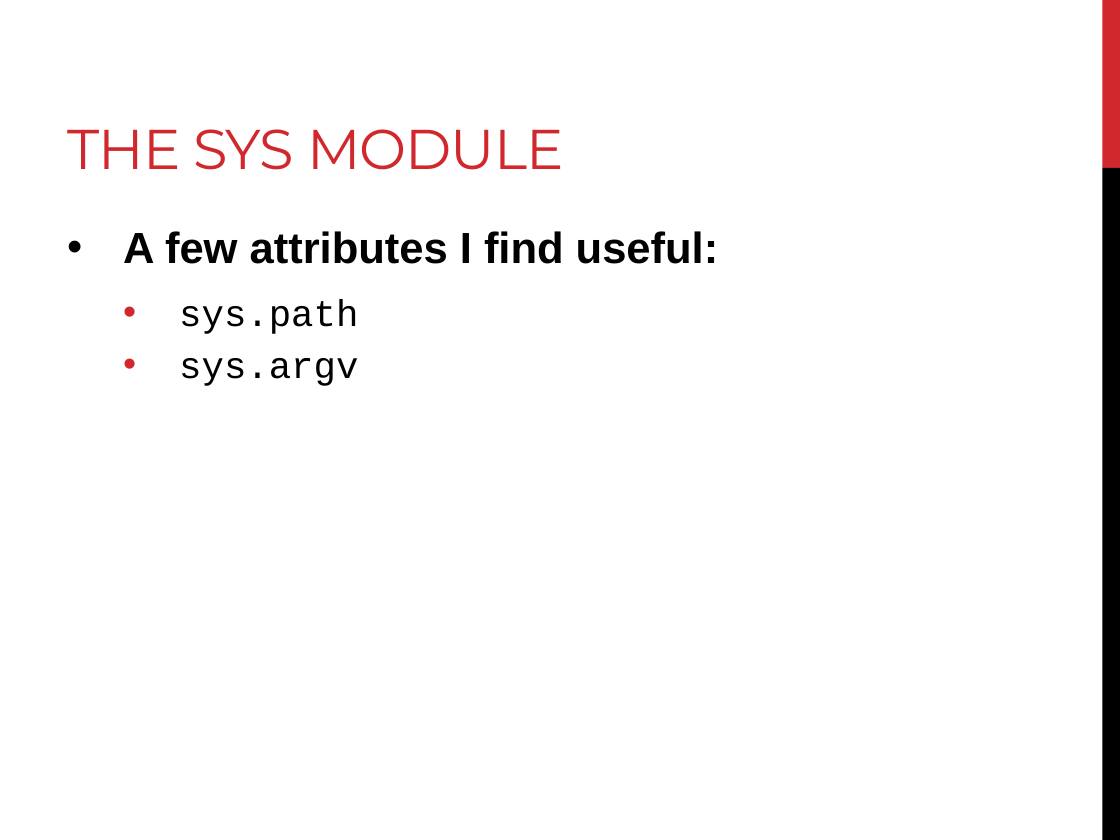
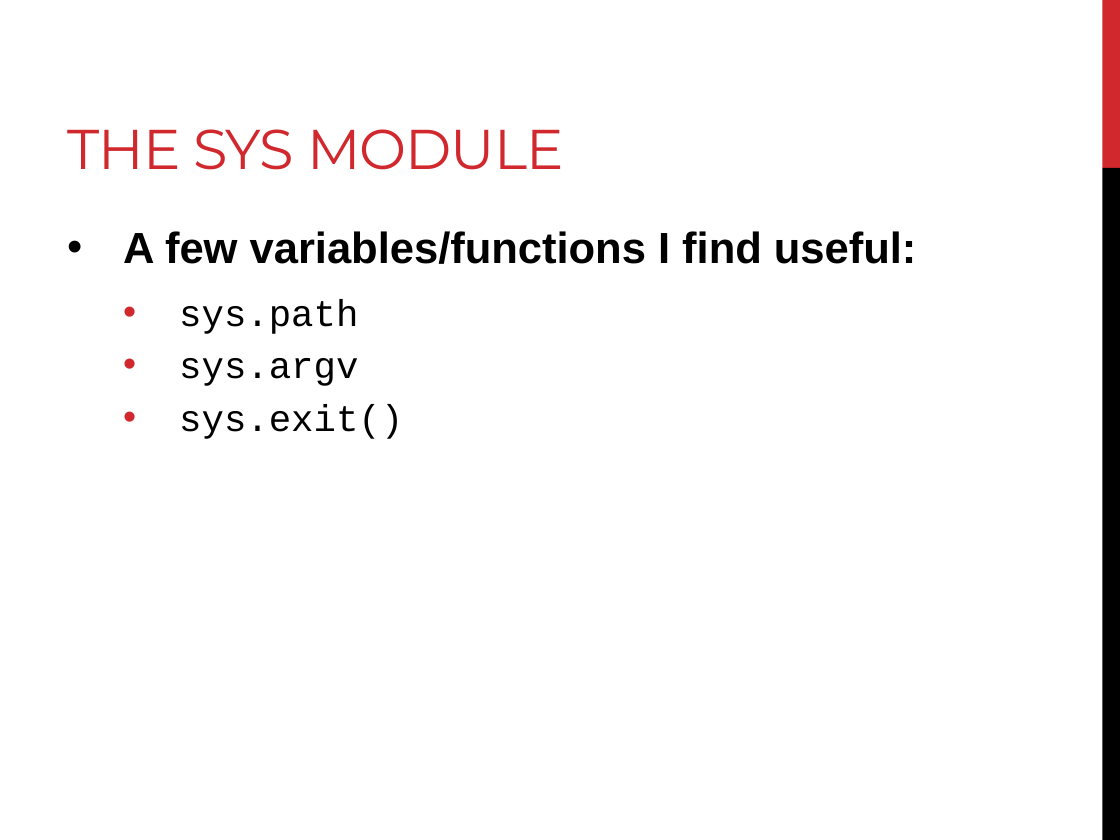
Before and after one commit to BjornFJohansson/ccbb_bigdata2015_python, a slide deck: slide 30 of slides/slides_day4.pptx. Drawn at 1120x840 pixels with LibreOffice and Linux fonts; fonts in the diff are those of the drawing. Boxes give left, top, right and bottom in pixels: in the first picture for what was removed or moved away, otherwise in the second. Text is boxed around its words. In the diff, an @@ line names an element or a change of style, - is before the commit and + after.

```diff
--- a/slides/slides_day4.pptx
+++ b/slides/slides_day4.pptx
@@ text at (x1=123, y1=231, x2=917, y2=264): text changed @@
-• A few attributes I find useful:
+• A few variables/functions I find useful:
@@ text at (x1=179, y1=404, x2=403, y2=439): paragraph added @@
+  • sys.exit()
```
Also in this commit, not shown: 5 other slides changed, 5 slides added, 37 slides removed, 1 other file.
